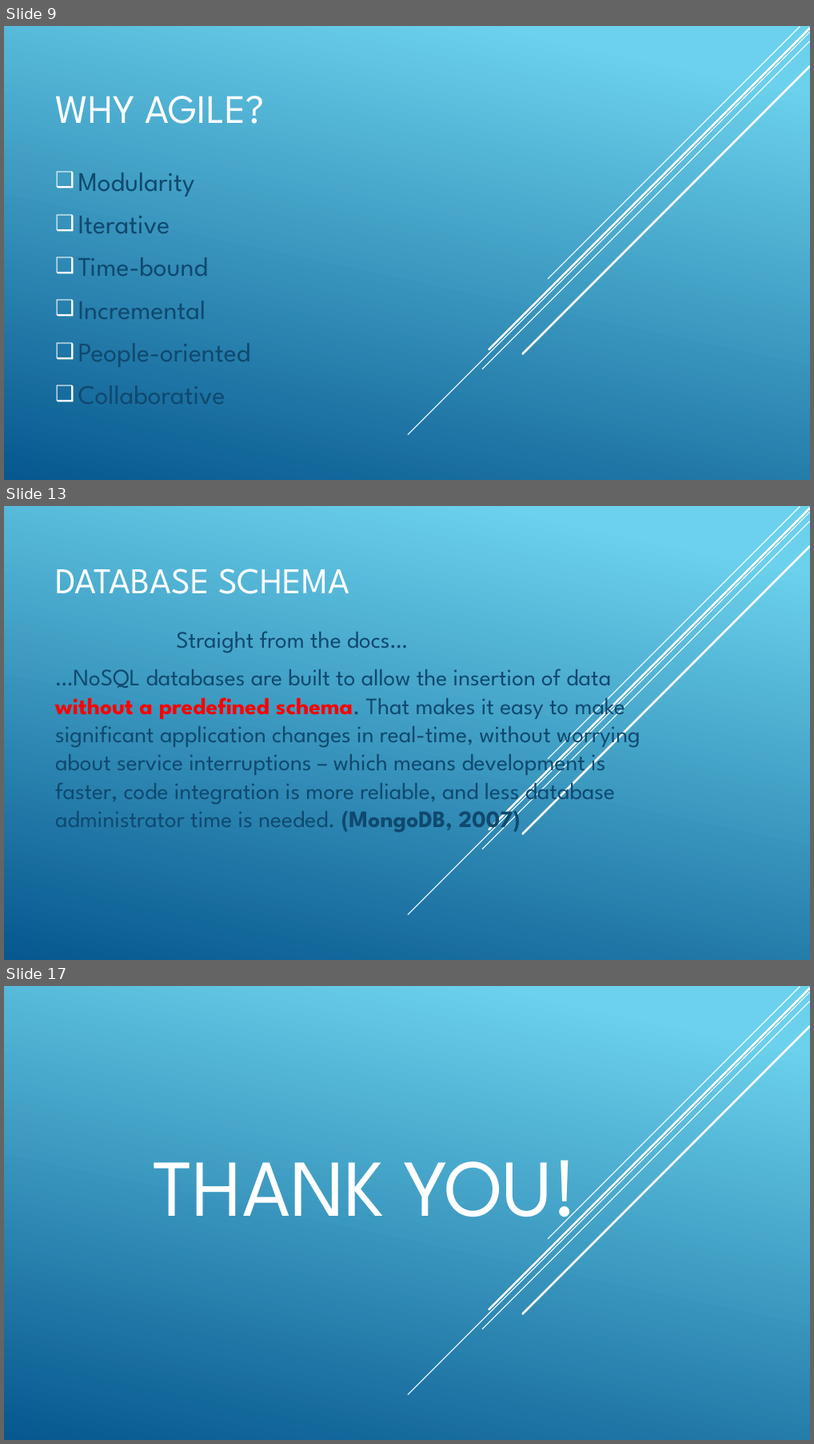
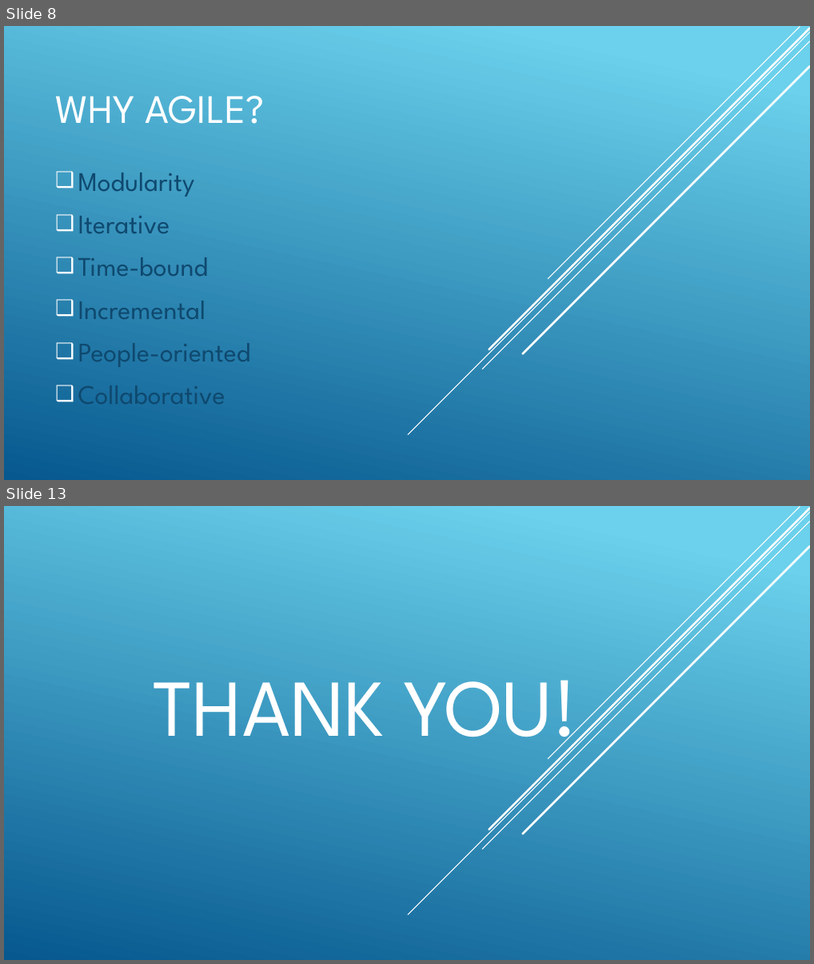
Before and after one commit to microworlds/simple-pro, a slide deck: pro-pre.pptx. Shown one above the other, each under a label of ours: slides 9, 13 and 17 before the commit, slides 8 and 13 after it; the slides between them are not shown. The pictures are 814x1444 and 814x964 pixels, drawn with LibreOffice and Linux fonts; fonts in the diff are those of the drawing. Boxes give left, top, right and bottom in pixels: in the first picture for what was removed or moved away, otherwise in the second. Text is boxed around its words. In the diff, an @@ line names an element or a change of style, - is before the commit and + after.

```diff
--- a/pro-pre.pptx
+++ b/pro-pre.pptx
@@ slide 13 removed at [4,506,810,960], background gradient #6ED2EB to #06588E; not listed: 5 template elements that a slide beside it also shows @@
@@ title removed at [55,568,350,594] @@
-DATABASE SCHEMA
@@ subtitle removed at [55,631,641,835] @@
-Straight from the docs…
-…NoSQL databases are built to allow the insertion of data without a predefined schema. That makes it easy to make significant application changes in real-time, without worrying about service interruptions – which means development is faster, code integration is more reliable, and less database administrator time is needed. (MongoDB, 2007)
@@ what was slide 9 is now slide 8 @@
@@ what was slide 17 is now slide 13 @@
```
Also in this commit, not shown: 9 slides changed, 1 slide added, 4 other slides removed, 22 other files.
